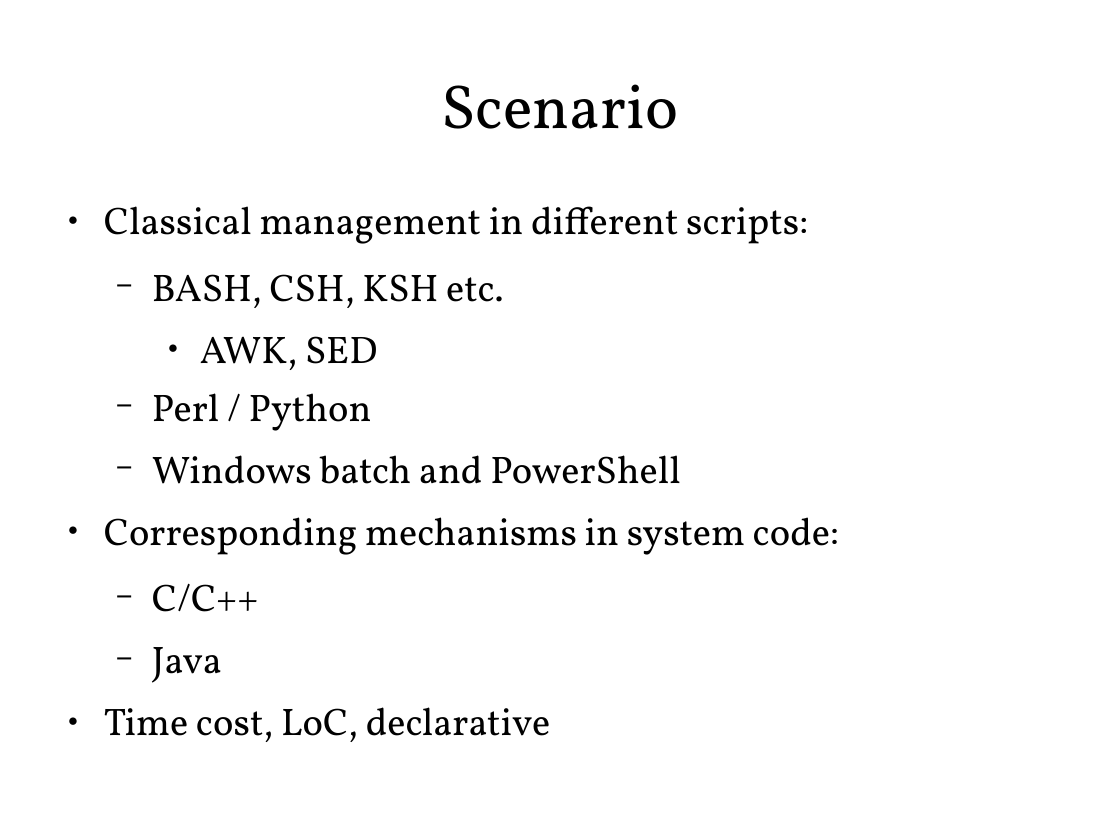
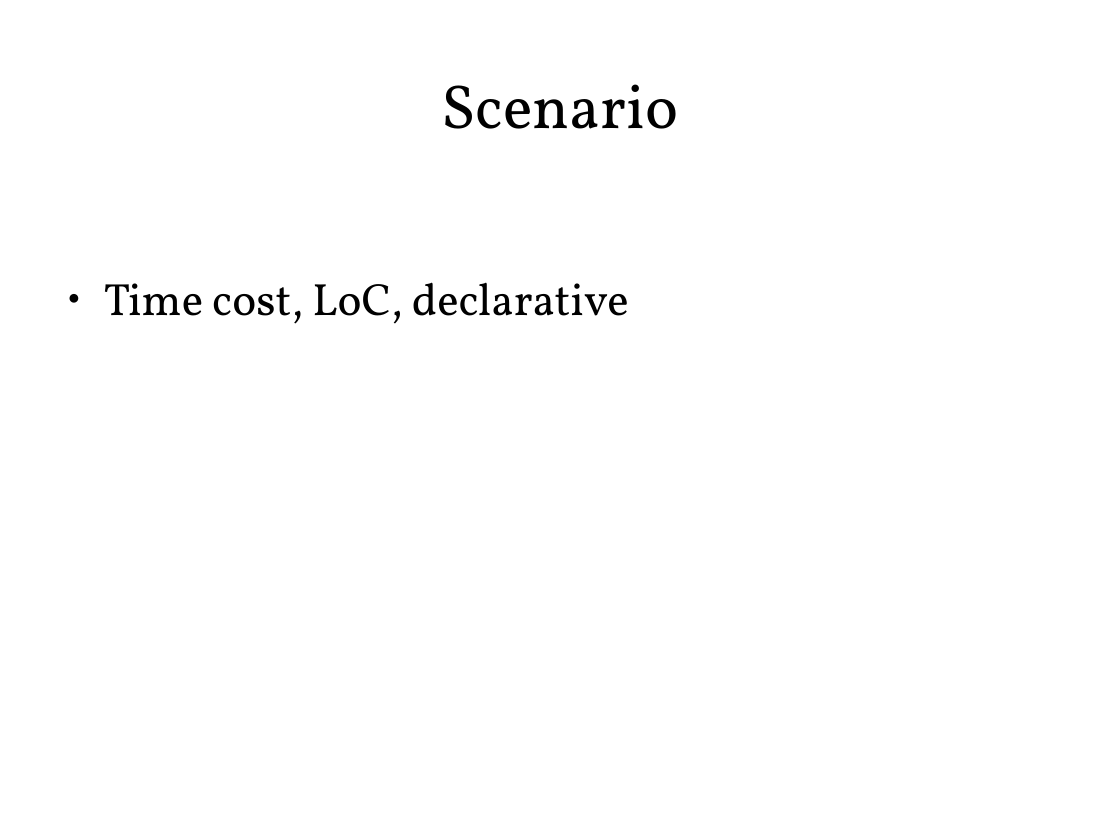
Before and after one commit to ShiZhan/fs-crawler, a slide deck: slide 4 of doc/oam.odp (slide 3 before the commit). Drawn at 1120x840 pixels with LibreOffice and Linux fonts; fonts in the diff are those of the drawing. Boxes give left, top, right and bottom in pixels: in the first picture for what was removed or moved away, otherwise in the second. Text is boxed around its words. In the diff, an @@ line names an element or a change of style, - is before the commit and + after.

```diff
--- a/doc/oam.odp
+++ b/doc/oam.odp
@@ text "Time cost, LoC, declarative" at [104, 282, 629, 324]: size 27.2 to 32 pt @@
@@ text at [104, 206, 840, 683]: paragraphs removed @@
-● Classical management in different scripts:
-  − BASH, CSH, KSH etc.
-    ● AWK, SED
-  − Perl / Python
-  − Windows batch and PowerShell
-● Corresponding mechanisms in system code:
-  − C/C++
-  − Java
```
Also in this commit, not shown: 2 other slides changed, 1 slide removed.
